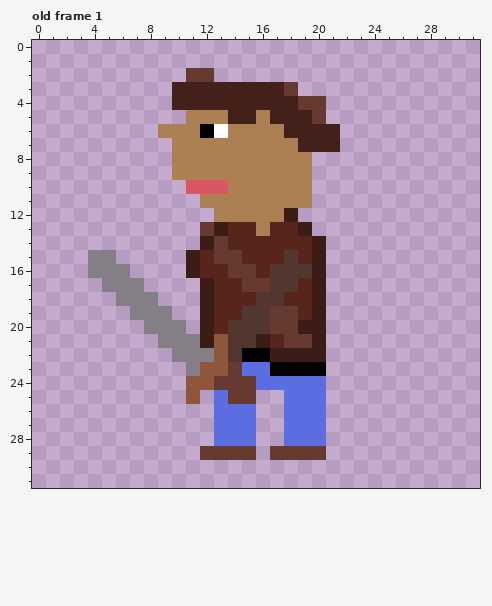
Two states of a pixel-art file, Assets/Sprites/Johnny.aseprite. The picture above is the old version.
32x32 pixels, 5 frames. Shown: old frame 1. The commit also changed other frames, which this record leaves out.
The same view after the edit:
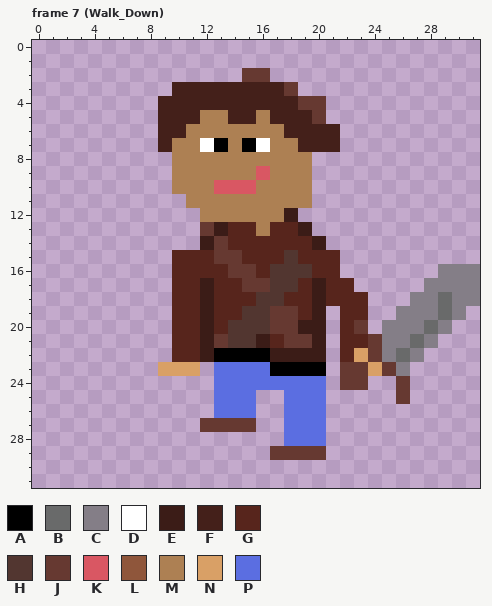
Palette (. is transparent): A #000000  B #696a6a  C #847e87  D #ffffff  E #3b1c17  F #44201a  G #57251c  H #523630  J #663931  K #d95763  L #8f563b  M #ad8053  N #d9a066  P #5b6ee1
A new or re-ordered frame is compared with the old frame closest to it.
The edit:
frames 5 -> 50
Frame 7 (Walk_Down) is new; against old frame 1:
y 2: x 11..12 JJ -> ..; x 15..16 .. -> JJ
y 4: x 9 . -> F
y 5: x 9..11 ..M -> FFF
y 6: x 9..10 MM -> FF; x 12..13 AD -> MM
y 7: x 9 . -> F; x 12..13 MM -> DA; x 15..16 MM -> AD
y 9: x 16 M -> K
y 10: x 10..12 .KK -> MMM; x 14..15 MM -> KK
y 11: x 11 . -> M
y 12: x 12 . -> M
y 15: x 4..5 CC -> ..; x 10..11 .E -> GG; x 20..21 E. -> GG
y 16: x 4..6 CCC -> ...; x 10..11 .E -> GG; x 20..21 E. -> GG; x 29..31 ... -> CCC
y 17: x 5..7 CCC -> ...; x 10..11 .. -> GG; x 21..22 .. -> GG; x 28..31 .... -> CCCC
y 18: x 6..8 CCC -> ...; x 10..11 .. -> GG; x 21..23 ... -> GGG; x 27..31 ..... -> CCBCC
y 19: x 7..11 CCC.. -> ...GG; x 22..23 .. -> GG; x 26..30 ..... -> CCCBC
y 20: x 8..11 CCC. -> ..GG; x 22..23 .. -> GJ; x 25..29 ..... -> CCCBC
y 21: x 9..11 CCC -> .GG; x 13 L -> J; x 22..28 ....... -> GGJCCBC
y 22: x 10..14 CCCLH -> GGEAA; x 22..27 ...... -> GNJCBC
y 23: x 9..14 ..CLLJ -> NNN.PP; x 22..26 ..... -> JJNJC
y 24: x 11..15 LLJJJ -> ..PPP; x 22..23 .. -> JJ; x 26 . -> J
y 25: x 11 L -> .; x 14..15 JJ -> PP; x 26 . -> J
y 27: x 12..15 .PPP -> JJJJ
y 28: x 13..15 PPP -> ...
y 29: x 12..15 JJJJ -> ....
Boxes around the changes in both pictures, in picture pixels (x1, y1, x2, y2):
changed: (88, 68, 270, 460)
changed: (312, 250, 480, 404)
